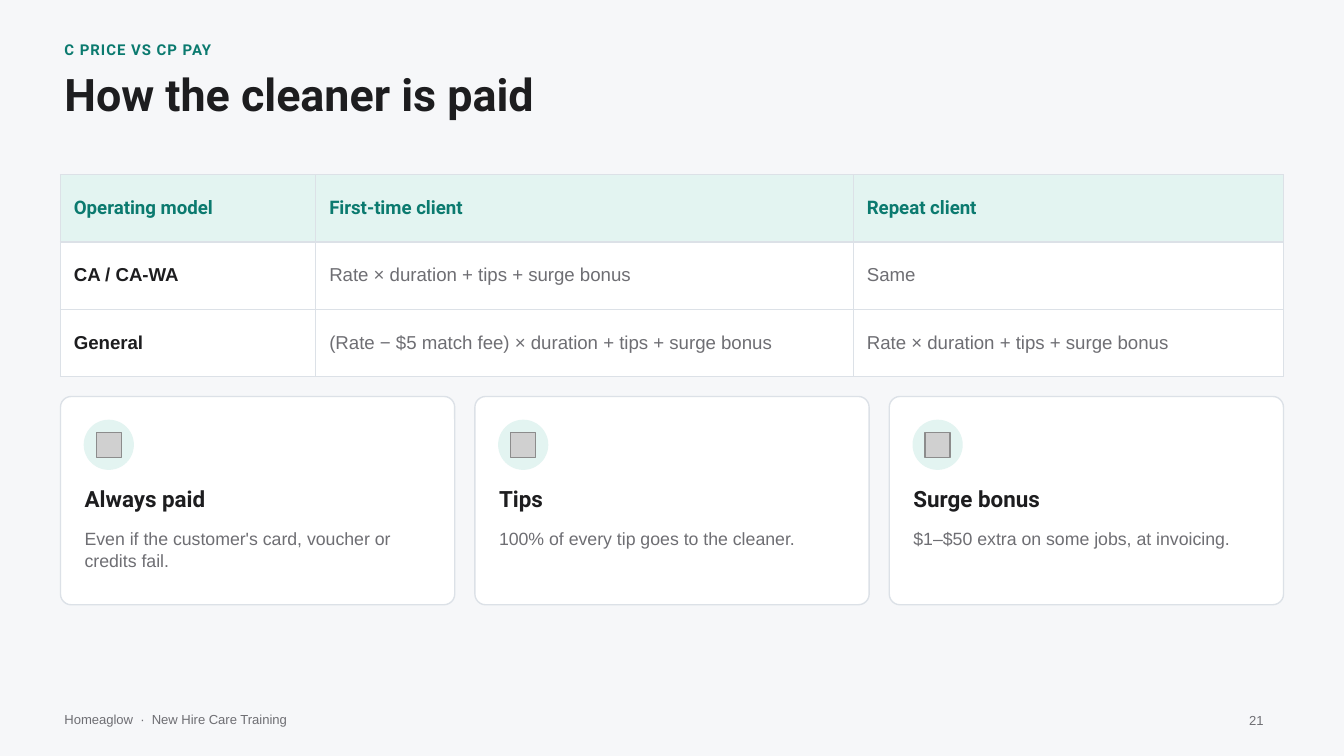
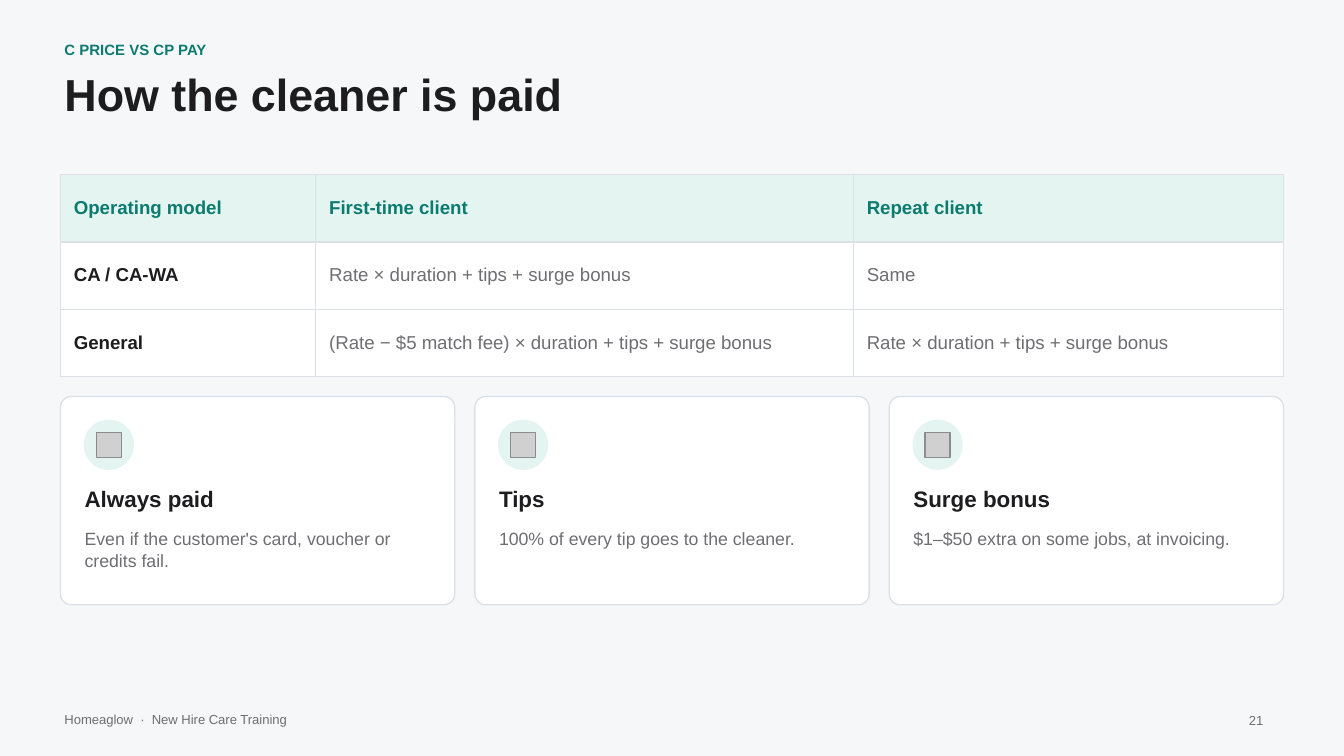
Before and after one commit to anjulimichelle/training, a slide deck: slide 21 of platform-mechanics/platform-operating-mechanics.pptx. Drawn at 1344x756 pixels with LibreOffice and Linux fonts; fonts in the diff are those of the drawing; grey boxes stand for pictures. Boxes give left, top, right and bottom in pixels: in the first picture for what was removed or moved away, otherwise in the second. Text is boxed around its words. In the diff, an @@ line names an element or a change of style, - is before the commit and + after.

```diff
--- a/platform-mechanics/platform-operating-mechanics.pptx
+++ b/platform-mechanics/platform-operating-mechanics.pptx
@@ text "C PRICE VS CP PAY" at (64,44,206,55): font Roboto to Arial, letter spacing 0.5 to 0 pt @@
@@ table at (60,175,1284,616) @@
@@ font Roboto to Arial in "Operating model", "First-time client", "Repeat client" @@
@@ font Roboto to Arial in 4 elements at (64,78,562,120), (85,490,214,512), (499,490,545,512), (913,490,1050,512) @@
```
Also in this commit, not shown: 45 other slides changed, 2 other files.
